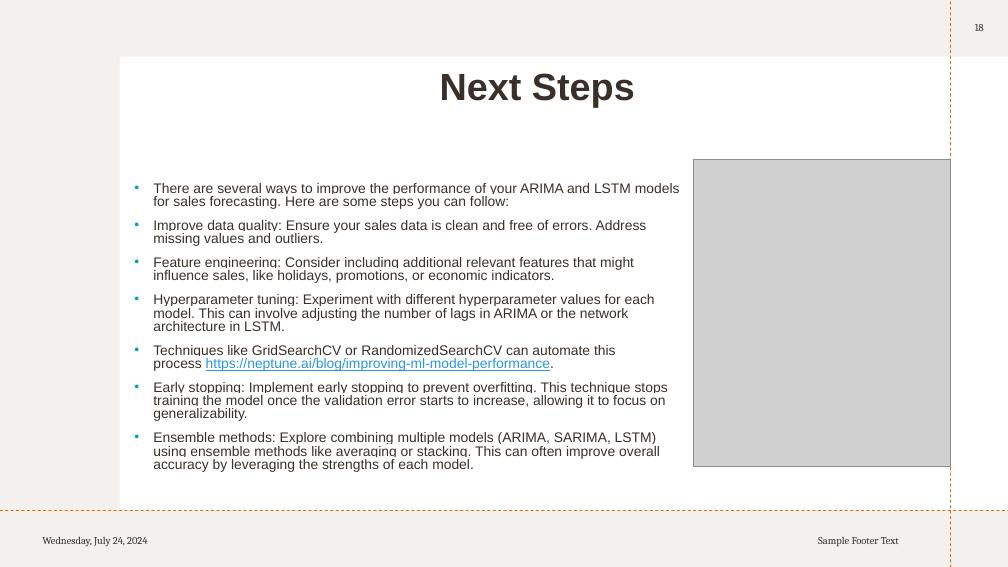
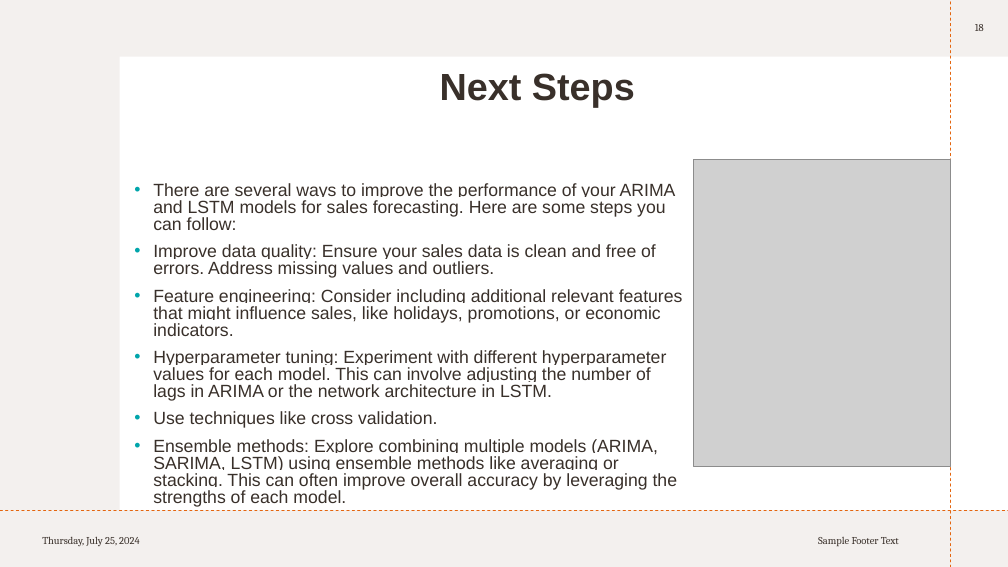
Before and after one commit to KarishmaFernandes/Forecasting-Future-Sales, a slide deck: slide 18 of sales Circly.pptx. Drawn at 1008x567 pixels with LibreOffice and Linux fonts; fonts in the diff are those of the drawing; grey boxes stand for pictures. Boxes give left, top, right and bottom in pixels: in the first picture for what was removed or moved away, otherwise in the second. Text is boxed around its words. In the diff, an @@ line names an element or a change of style, - is before the commit and + after.

```diff
--- a/sales Circly.pptx
+++ b/sales Circly.pptx
@@ text at <box>153,183,683,490</box>: size 13.2 to 16.8 pt @@
@@ text at <box>153,411,437,428</box>: text changed; size 13.2 to 16.8 pt @@
-• Techniques like GridSearchCV or RandomizedSearchCV can automate this process https://neptune.ai/blog/improving-ml-model-performance.
-• Early stopping: Implement early stopping to prevent overfitting. This technique stops training the model once the validation error starts to increase, allowing it to focus on generalizability.
+• Use techniques like cross validation.
@@ text at <box>42,537,139,546</box>: text changed @@
-Wednesday, July 24, 2024
+Thursday, July 25, 2024
```
Also in this commit, not shown: 16 other slides changed.
